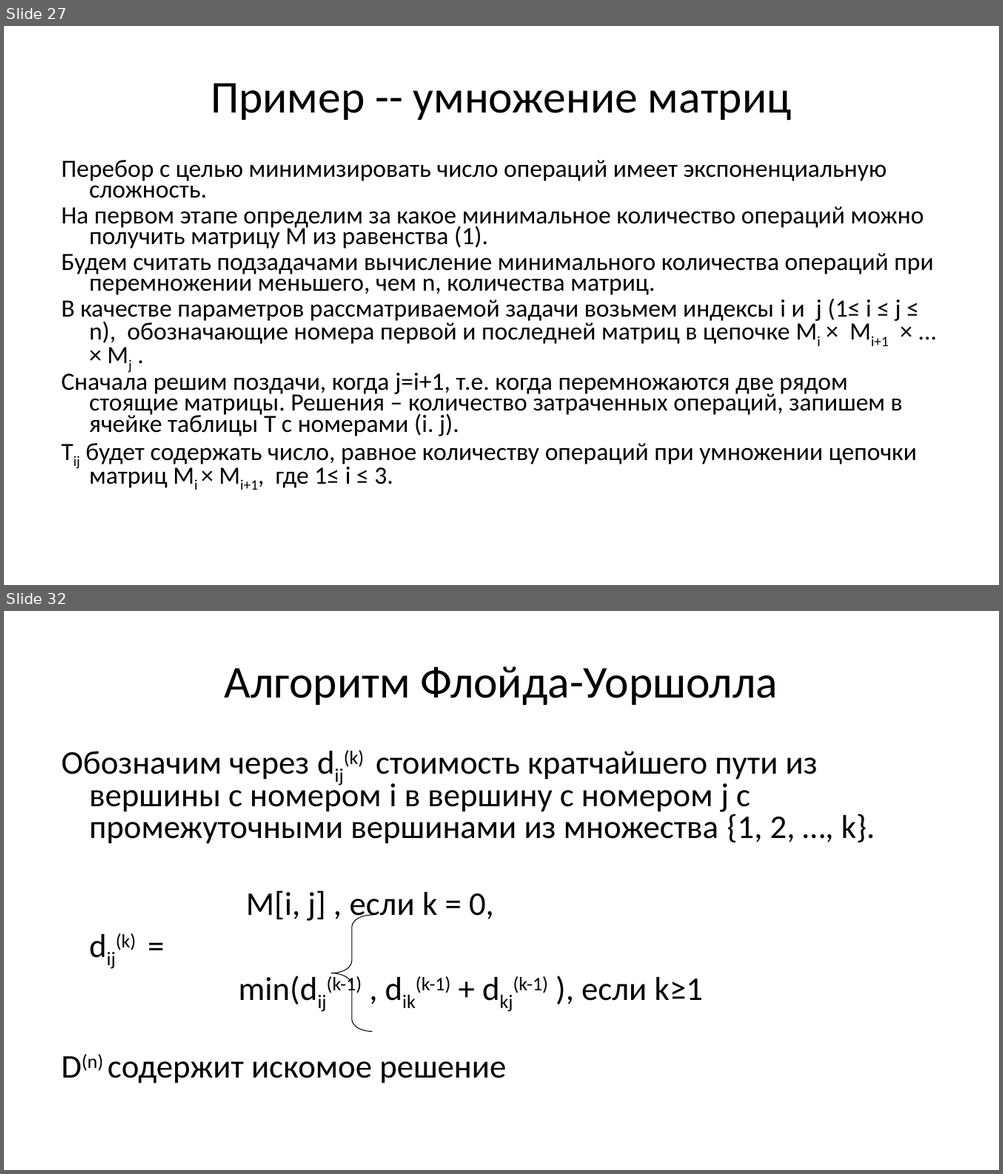
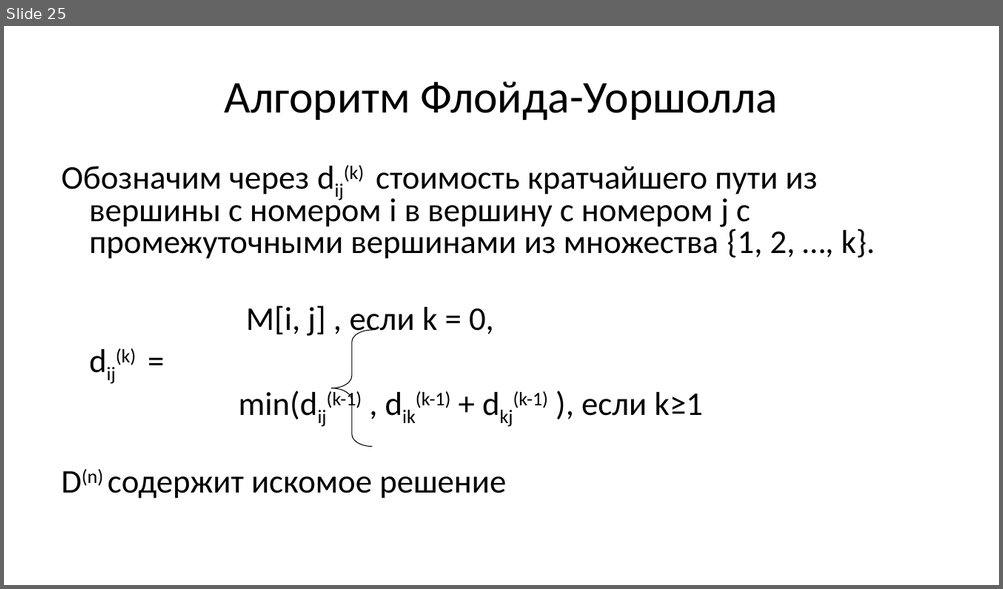
Before and after one commit to Evgueni-Petrov-aka-espetrov/Algorithms-and-Programming-in-C-pptx, a slide deck: 21 Динамическое программирование.pptx. Shown one above the other, each under a label of ours: slides 27 and 32 before the commit, slide 25 after it; the slides between them are not shown. The pictures are 1003x1174 and 1003x589 pixels, drawn with LibreOffice and Linux fonts; fonts in the diff are those of the drawing. Boxes give left, top, right and bottom in pixels: in the first picture for what was removed or moved away, otherwise in the second. Text is boxed around its words. In the diff, an @@ line names an element or a change of style, - is before the commit and + after.

Commit message:
улучшил картинки и псевдо код для задачи о рюкзаке, упаковке и матрицах

```diff
--- a/21 Динамическое программирование.pptx
+++ b/21 Динамическое программирование.pptx
@@ slide 27 removed at <box>4,26,999,585</box>, background #FFFFFF @@
@@ title removed at <box>210,83,791,120</box> @@
-Пример -- умножение матриц
@@ text removed at <box>61,160,933,490</box> @@
-Перебор с целью минимизировать число операций имеет экспоненциальную сложность.
-На первом этапе определим за какое минимальное количество операций можно получить матрицу М из равенства (1).
-Будем считать подзадачами вычисление минимального количества операций при перемножении меньшего, чем n, количества матриц.
-В качестве параметров рассматриваемой задачи возьмем индексы i и j (1≤ i ≤ j ≤ n), обозначающие номера первой и последней матриц в цепочке Mi × Мi+1 × ... × Мj .
-Сначала решим поздачи, когда j=i+1, т.е. когда перемножаются две рядом стоящие матрицы. Решения – количество затраченных операций, запишем в ячейке таблицы T с номерами (i. j).
-Tij будет содержать число, равное количеству операций при умножении цепочки матриц Mi × Мi+1, где 1≤ i ≤ 3.
@@ what was slide 32 is now slide 25 @@
```
Also in this commit, not shown: 17 slides changed, 12 slides added, 13 other slides removed.
